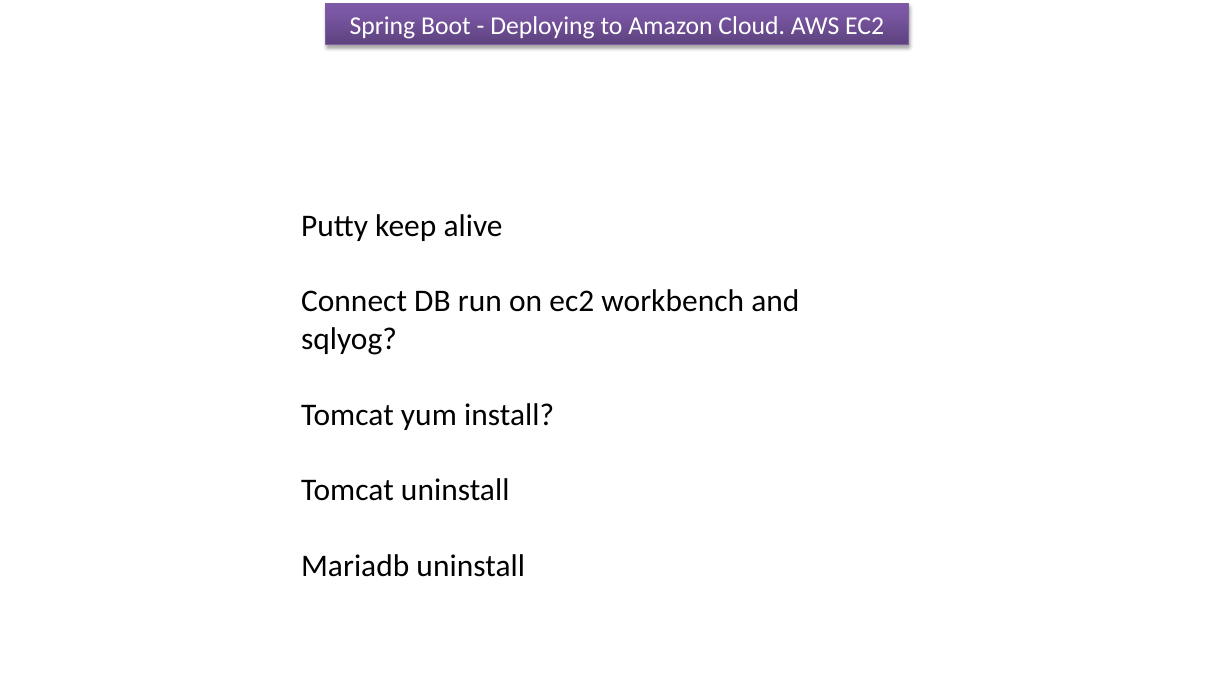
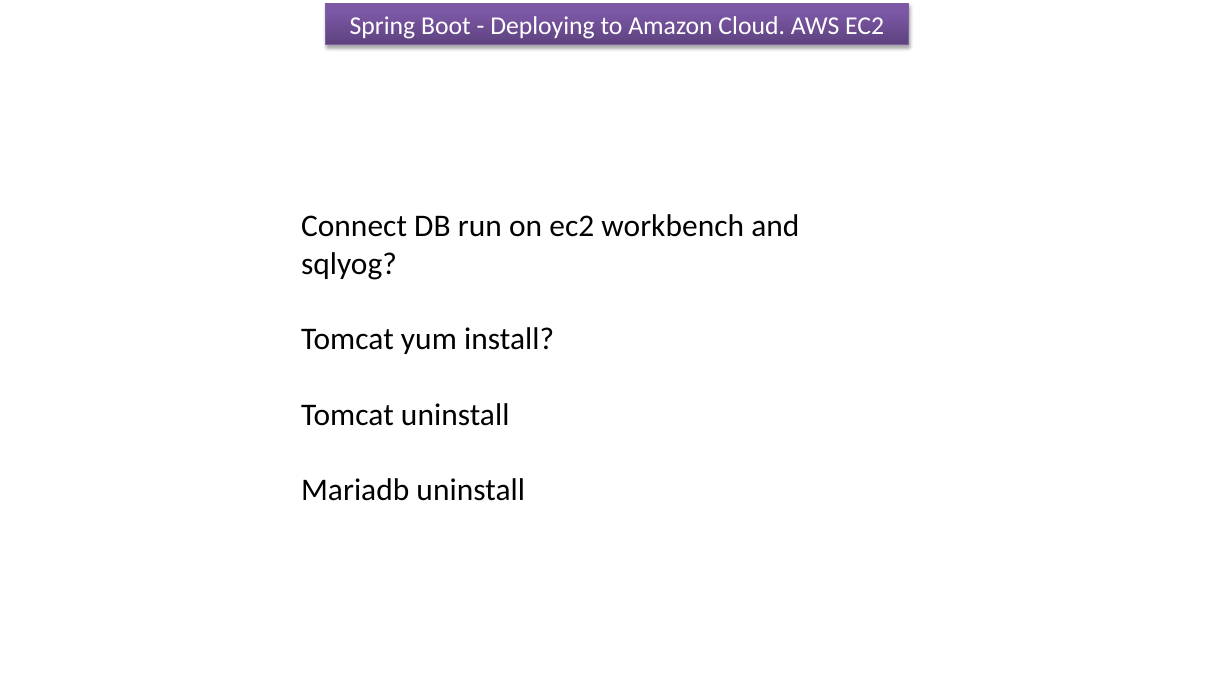
Before and after one commit to ramram43210/Java_2021, a slide deck: slide 23 of Java_2021/Deploying to Amazon Cloud. AWS EC2/Deploying to Amazon Cloud. AWS EC2.pptx (slide 20 before the commit). Drawn at 1232x693 pixels with LibreOffice and Linux fonts; fonts in the diff are those of the drawing. Boxes give left, top, right and bottom in pixels: in the first picture for what was removed or moved away, otherwise in the second. Text is boxed around its words. In the diff, an @@ line names an element or a change of style, - is before the commit and + after.

```diff
--- a/Java_2021/Deploying to Amazon Cloud. AWS EC2/Deploying to Amazon Cloud. AWS EC2.pptx
+++ b/Java_2021/Deploying to Amazon Cloud. AWS EC2/Deploying to Amazon Cloud. AWS EC2.pptx
@@ text at <box>301,214,503,241</box>: paragraph removed @@
-Putty keep alive
```
Also in this commit, not shown: 3 slides added.
